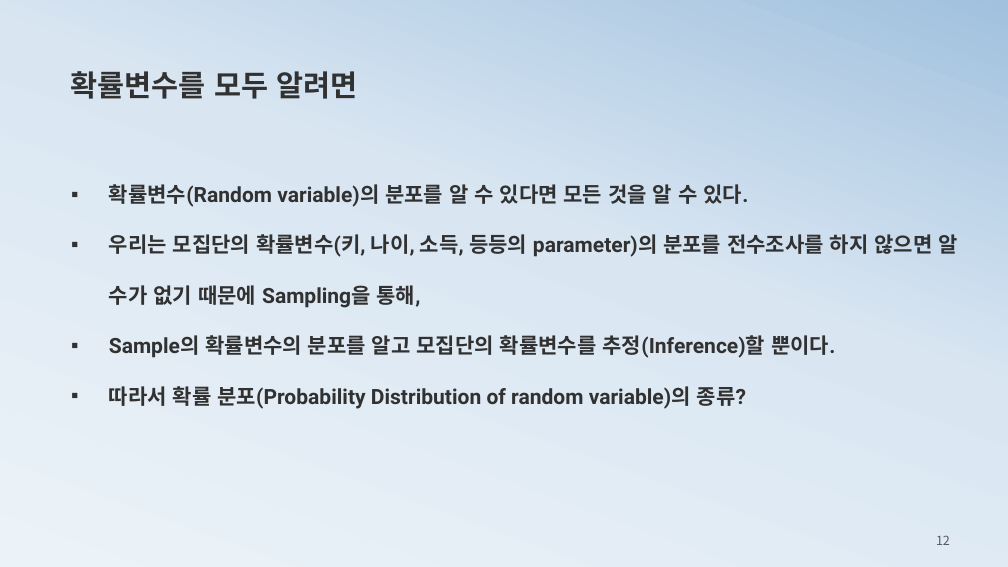
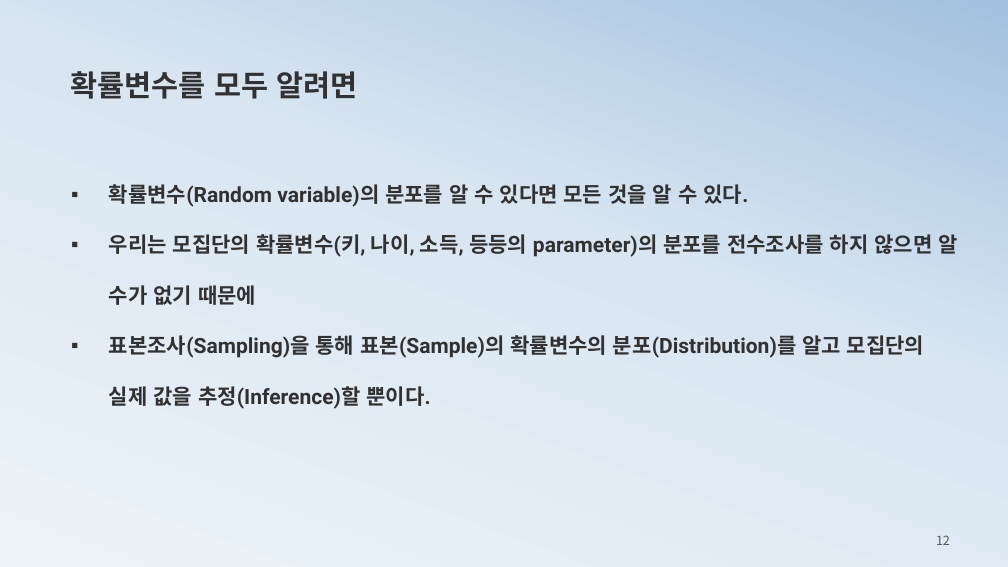
Before and after one commit to ancestor9/mathematics-for-machine-learning, a slide deck: slide 12 of 3_probability theory for machine learning.pptx. Drawn at 1008x567 pixels with LibreOffice and Linux fonts; fonts in the diff are those of the drawing. Boxes give left, top, right and bottom in pixels: in the first picture for what was removed or moved away, otherwise in the second. Text is boxed around its words. In the diff, an @@ line names an element or a change of style, - is before the commit and + after.

```diff
--- a/3_probability theory for machine learning.pptx
+++ b/3_probability theory for machine learning.pptx
@@ text at [109, 234, 957, 409]: text changed @@
-▪ 우리는 모집단의 확률변수(키, 나이, 소득, 등등의 parameter)의 분포를 전수조사를 하지 않으면 알 수가 없기 때문에 Sampling을 통해,
-▪ Sample의 확률변수의 분포를 알고 모집단의 확률변수를 추정(Inference)할 뿐이다.
-▪ 따라서 확률 분포(Probability Distribution of random variable)의 종류?
+▪ 우리는 모집단의 확률변수(키, 나이, 소득, 등등의 parameter)의 분포를 전수조사를 하지 않으면 알 수가 없기 때문에
+▪ 표본조사(Sampling)을 통해 표본(Sample)의 확률변수의 분포(Distribution)를 알고 모집단의 실제 값을 추정(Inference)할 뿐이다.
```
Also in this commit, not shown: 5 other slides changed, 4 slides added, 1 slide removed.
